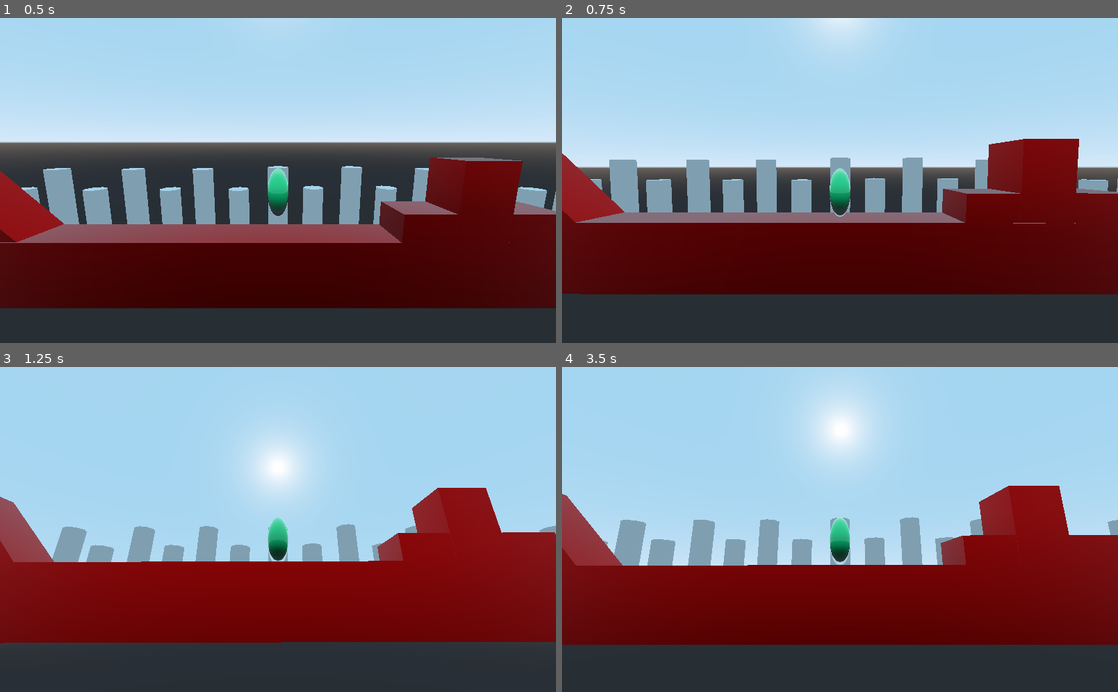
Above: before the commit, frames 1-4 (two rows, left to right).
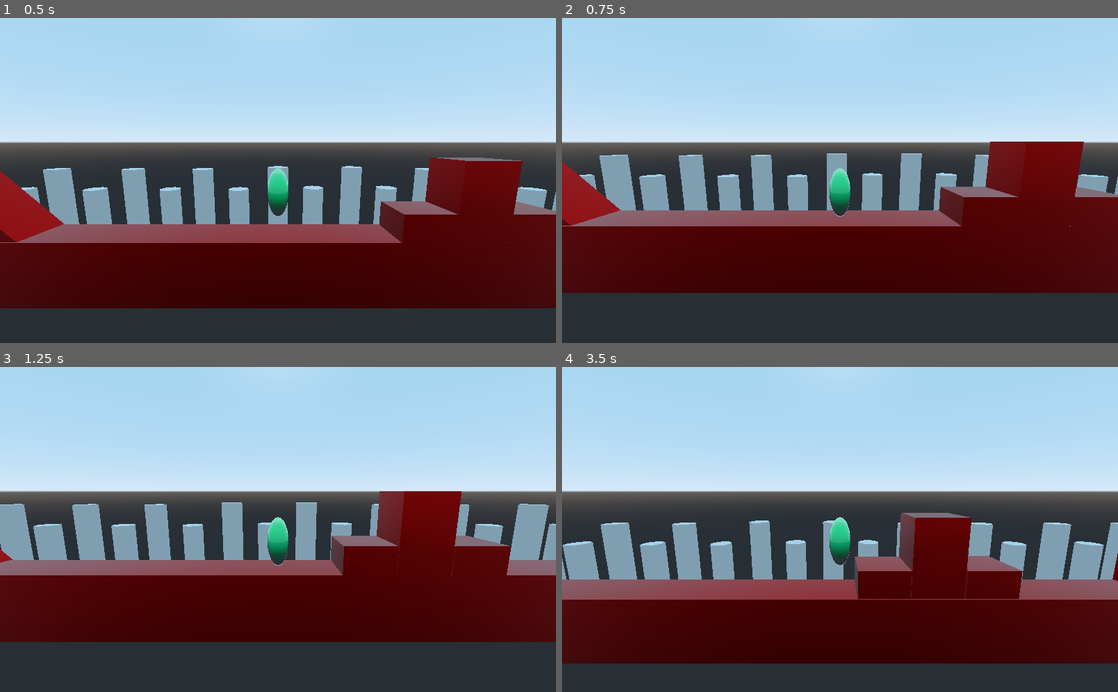
Above: after the commit, the same moments.

Repository: TresSims/YAPP
Game: Godot game, scene res://Start.tscn
Two runs of this game, one before a commit and one after it. Both use one fixed random seed, a clock stepped at 60 frames per second and the inputs below.
Inputs:
- Up to frame 1 (0.5 s): no input
- Up to frame 2 (0.75 s): hold Right (ui_right) from 0.53 s (still down)
- Up to frame 3 (1.25 s): keep holding Right (ui_right)
- Up to frame 4 (3.5 s): release Right (ui_right) at 1.28 s; hold Left (ui_left) 1.28-2.03 s; hold Right (ui_right) 2.03-2.78 s; hold Up (ui_up) from 2.78 s (still down)

Frame 1 is identical in both runs. In frame 2, 13% of the frame differs, in the area x 0-100%, y 0-86%; in frame 3, 53%; in frame 4, 57%, in the area x 0-100%, y 9-92%.
Error before the commit: Parse Error: The identifier "vel" isn't declared in the current scope. (res://scripts/Mechanics.gd:26)

Commit message:
Basic Movement Mechanisms

Diff:
--- a/Start.tscn
+++ b/Start.tscn
@@ -21,6 +21,7 @@
 
 [node name="RigidBody" type="RigidBody" parent="."]
 transform = Transform( 1, 0, 0, 0, 1, 0, 0, 0, 1, 0, 1, 0 )
+mode = 2
 script = ExtResource( 1 )
 
 [node name="CollisionShape" type="CollisionShape" parent="RigidBody"]
@@ -36,7 +37,6 @@
 transform = Transform( 1, 0, 0, 0, 0.986707, 0.162512, 0, -0.162512, 0.986706, 0, 4.51488, 8.90998 )
 
 [node name="FG" type="Spatial" parent="."]
-editor/display_folded = true
 
 [node name="Ground" type="CSGBox" parent="FG"]
 transform = Transform( 1, 0, 0, 0, 1, 0, 0, 0, 1, 0, -0.683127, -0.32858 )
@@ -117,7 +117,6 @@
 material = ExtResource( 2 )
 
 [node name="BG" type="Spatial" parent="."]
-editor/display_folded = true
 
 [node name="CSGCylinder" type="CSGCylinder" parent="BG"]
 transform = Transform( 1, 0, 0, 0, 1, 0, 0, 0, 1, 0, 1.27808, -2.54371 )
--- a/scripts/Mechanics.gd
+++ b/scripts/Mechanics.gd
@@ -1,12 +1,11 @@
 extends RigidBody
 
-const GRAVITY = 2
-const MAX_SPEED = 30
-const JUMP_SPEED = 30
-const ACCEL = 100
+const ACCEL = 30
+const JUMP_SPEED = 500
 
-const DEACCEL = .2
-const MAX_SLOPE_ANGLE = 50
+const MAX_SPEED = 25
+
+var vel = Vector3(0,0,0);
 
 func _physics_process(delta):
 	process_input(delta)
@@ -14,24 +13,28 @@
 	process_decay(delta)
 
 func process_input(delta):
+	vel = Vector3(0, 0, 0);
 	if Input.is_action_pressed("ui_right"):
-		vel.x += delta * ACCEL
-		if vel.x > MAX_SPEED:
-			vel.x = MAX_SPEED
+		vel.x += 1
 	if Input.is_action_pressed("ui_left"):
-		vel.x -= delta * ACCEL
-		if vel.x < -MAX_SPEED:
-			vel.x = -MAX_SPEED
+		vel.x -= 1
 
-	print(vel.x)
+	if Input.is_action_just_pressed("ui_up"):
+		vel.y += 1
+
+	if not Input.is_action_pressed("ui_up"):
+		if linear_velocity.y > 0:
+			linear_velocity.y  = 0
+
+	if abs(linear_velocity.x) > MAX_SPEED:
+		vel.x = 0
+
+	vel.x *= ACCEL
+	vel.y *= JUMP_SPEED
 
 func process_movement(delta):
-	move_and_slide(vel, Vector3(0, 1, 0))
+	add_central_force(vel)
+	print(linear_velocity)
 
 func process_decay(delta):
-	if not Input.is_action_pressed("ui_left") and not Input.is_action_pressed("ui_right"):
-		vel.x *= DEACCEL
-	if(abs(vel.x) < .5):
-		vel.x = 0
-
-	vel.y -= GRAVITY
+	vel = Vector3(0, 0, 0)
